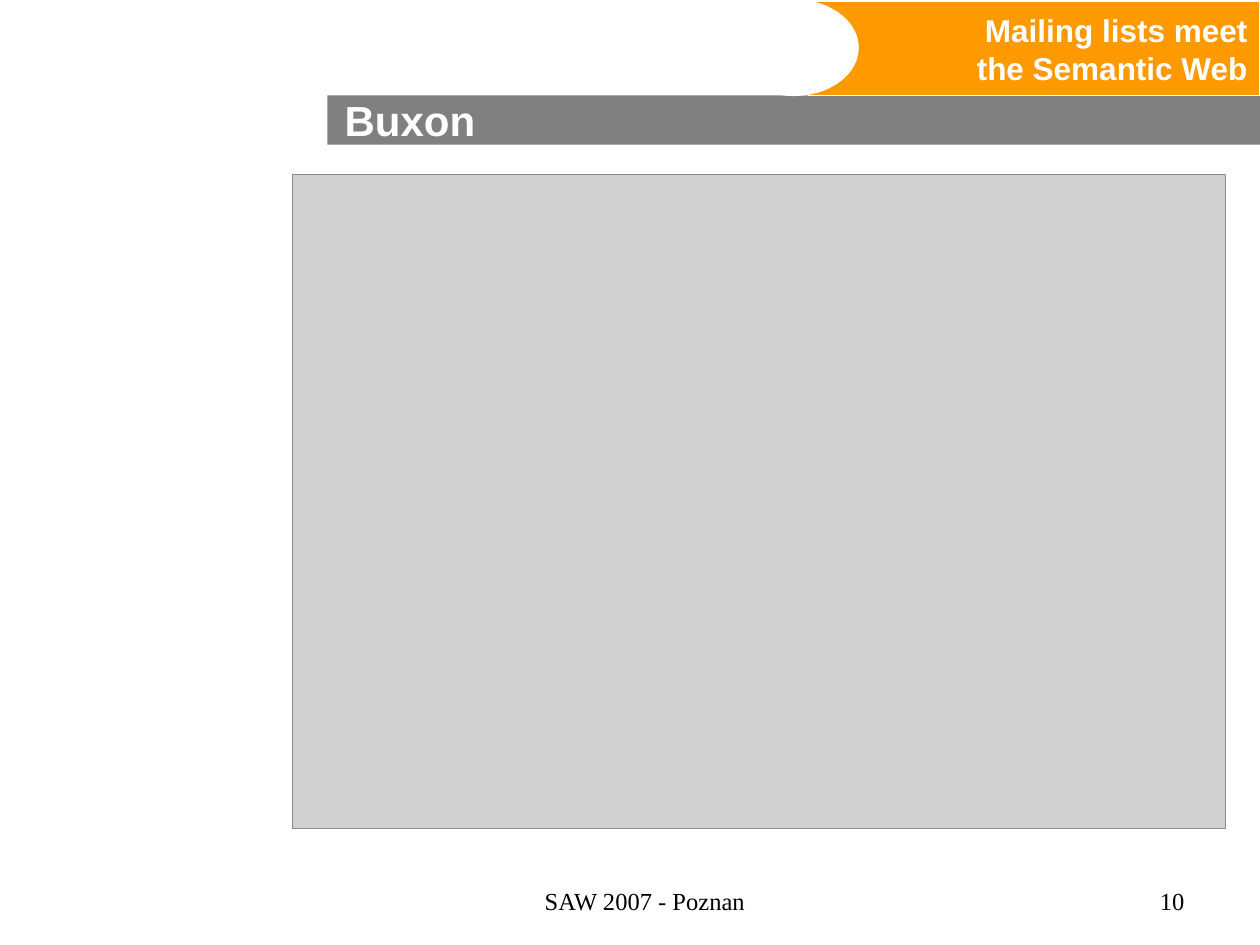
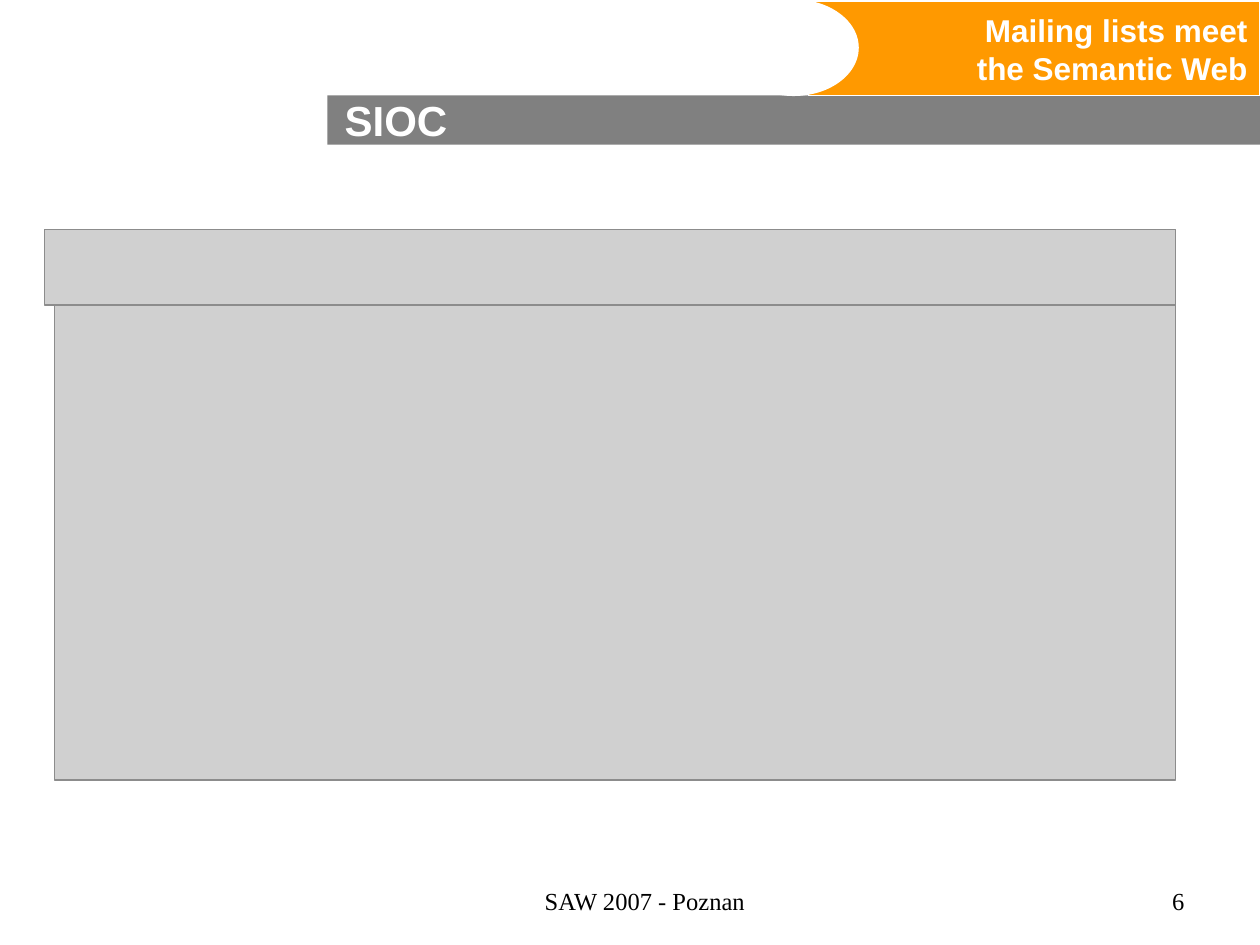
Before and after one commit to BackupTheBerlios/swaml-svn, a slide deck: slide 6 of trunk/doc/talks/20070427-saw2007/swaml.ppt (slide 10 before the commit). Drawn at 1260x945 pixels with LibreOffice and Linux fonts; fonts in the diff are those of the drawing; grey boxes stand for pictures; background and template pictures are left out. Boxes give left, top, right and bottom in pixels: in the first picture for what was removed or moved away, otherwise in the second. Text is boxed around its words. In the diff, an @@ line names an element or a change of style, - is before the commit and + after.

```diff
--- a/trunk/doc/talks/20070427-saw2007/swaml.ppt
+++ b/trunk/doc/talks/20070427-saw2007/swaml.ppt
@@ title at (345, 106, 448, 145): text changed @@
-Buxon
+SIOC
@@ picture added at (44, 229, 1176, 305) @@
@@ picture: place and size @@
-picture at (292, 175, 1225, 829)
+picture at (54, 229, 1176, 780)
@@ page number at (1172, 893, 1184, 911): text changed @@
-10
+6
```
Also in this commit, not shown: 3 other slides changed, 3 slides added, 5 slides removed.
